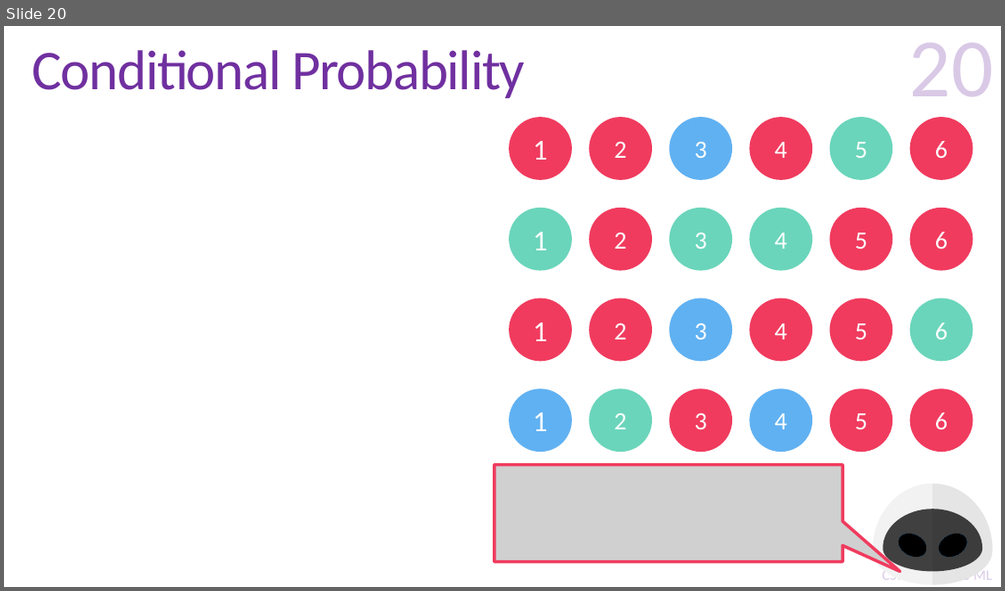
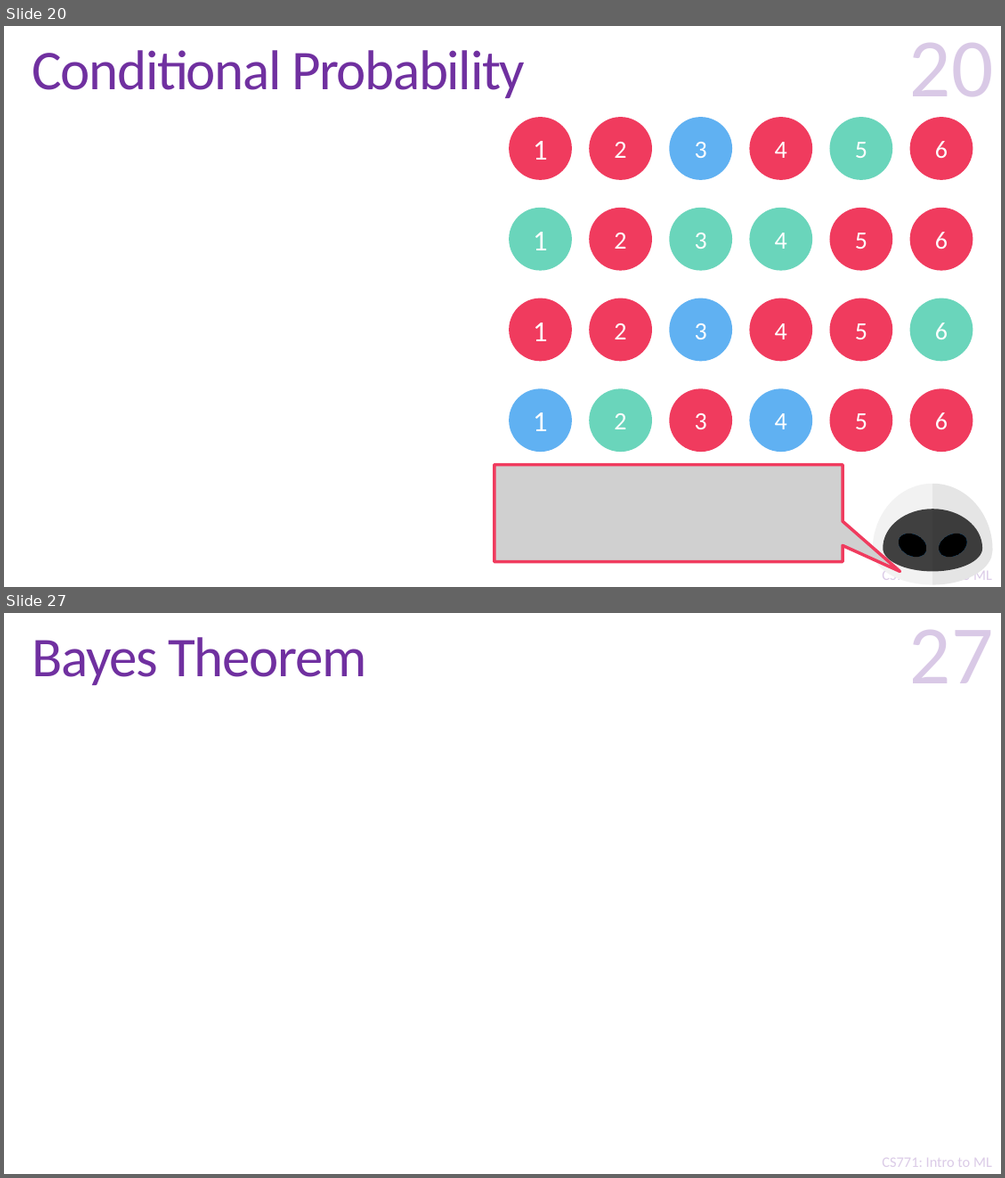
Before and after one commit to purushottamkar/ml19-20w, a slide deck: lecture_slides/12_Probability Refresher.pptx. Shown one above the other, each under a label of ours: slide 20 before the commit, slides 20 and 27 after it; the slides between them are not shown. The pictures are 1005x591 and 1005x1178 pixels, drawn with LibreOffice and Linux fonts; fonts in the diff are those of the drawing; grey boxes stand for pictures; background and template pictures are left out. Boxes give left, top, right and bottom in pixels: in the first picture for what was removed or moved away, otherwise in the second. Text is boxed around its words. In the diff, an @@ line names an element or a change of style, - is before the commit and + after.

```diff
--- a/lecture_slides/12_Probability Refresher.pptx
+++ b/lecture_slides/12_Probability Refresher.pptx
@@ slide 27 added at box(4, 613, 1001, 1174), background #FFFFFF; not listed: 2 template elements that a slide beside it also shows @@
@@ title added at box(32, 637, 367, 685), 54 pt, text #7030A0 @@
+Bayes Theorem
@@ page number added at box(909, 630, 993, 683), 80 pt, text #7030A0 at 25% opacity @@
+27
```
Also in this commit, not shown: 8 other slides added.
